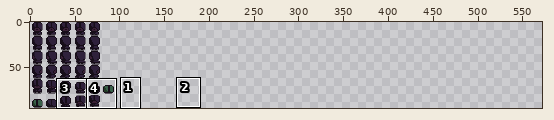
Edited in one commit: sprite sheet (Assets/Sprites/enemies/morphed_shade.png). The first picture is a wide view before the edit; the outline marks the close-up.
Close-up. First the earlier version:
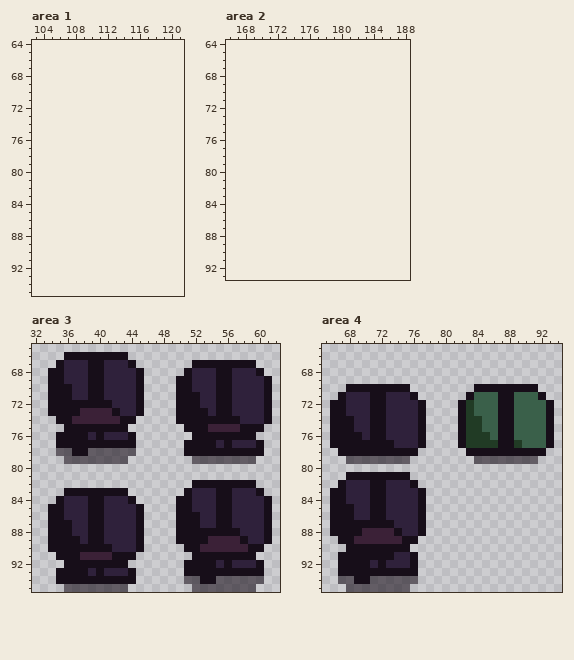
The file is 96x96 pixels. Shown: area 1: x 103..121, y 64..95; area 2: x 166..188, y 64..93; area 3: x 32..62, y 65..95; area 4: x 65..94, y 65..95. The old version is drawn lined up with the new one, on the new canvas. The wide view leaves out empty margins. The commit also changed other parts of the picture, which this record leaves out.
The result:
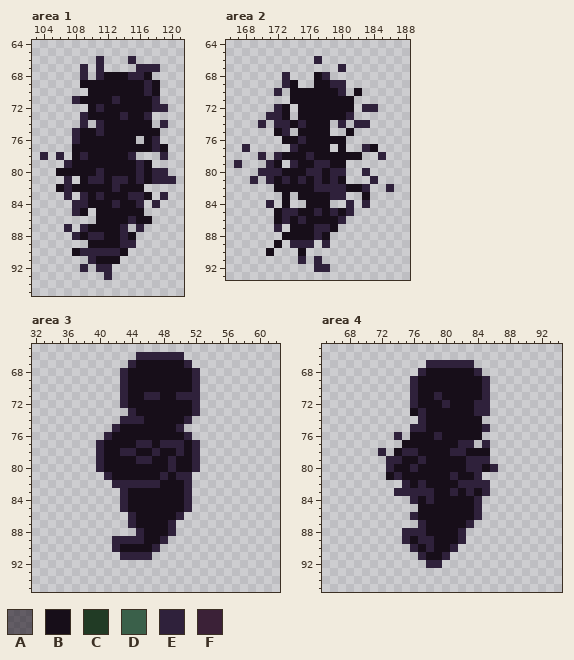
Palette (. is transparent): A #170e1995  B #170e19  C #213b25  D #3a604a  E #2f213b  F #3b2137
What changed:
canvas 96x96 -> 576x96
Changed rows in their new state; - is an unchanged pixel.
Area 1:
first column x 104:
66 -------E---E-----
67 -----E-E----EEE--
68 -----E-EBBBEEB---
69 -----BBBBBBBBEB--
70 ------BBBBBBBEB--
71 ----EBBBBEBBBBE--
72 ------BEBBBBBBEE-
73 -----EBBBBEBBE---
74 -----E-EBBBBBB-E-
75 ----EBBEBBBBBBB--
76 ----EBBBBBBB-BE--
77 ----BBBBBBBBBBEB-
78 E-E-BEBBBBBE---E-
79 ---EBBBBBBBBEB---
80 --BBBBBEBBBBEBEE-
81 ---E-BEEBEEBEBEEE
82 --BEBBBBBEBBB----
83 ---E-EBEBBBEEB-E-
84 ----EEBBBEBBE-E--
85 ----EB-BBBBBB----
86 -------BBBBEBB---
87 ---E-EBBBBE-E----
88 ----EBEEBBEB-----
89 ------BBBBEE-----
90 ----BEEEEEB------
91 ------EBBB-------
92 -----E-EE--------
93 --------E--------
Area 2:
first column x 167:
66 ----------E---------
67 -------------E------
68 ------E---BE--------
69 ------EB--BBEE------
70 -----E-BBBBBBE-B----
71 -------BBBBBBBB-----
72 -----EB-BBBBBBB-EE--
73 ----EEB-BBBBBBE-----
74 ---E-EEBEBBB-E-EE---
75 -----BE-BBBB--B-----
76 ------BBEBBBBB------
77 -E-----EBBBB-B--EB--
78 ---E-EBBBEBBBBBB--E-
79 E---EB-EBBEEBB------
80 ---EEEBBBEEBEE--E---
81 --E-EBEBEBEBEB---E--
82 -----BBBBBEEEEBBE--E
83 ------B-BBBBEE--B---
84 ----E-B--BBB--E-E---
85 -----BEEBBEBEBE-----
86 -----BEBEBBBBE------
87 -----E-BBBEEB-------
88 ------BBBBEB--------
89 -----B-EEE-E--------
90 ----B---B-----------
91 --------E-E---------
92 ----------EE--------
Area 3:
first column x 34:
66 --........-EEEEEE-----------
67 -.........EBBBBBBE........--
68 .........-B-BBBBB--........-
69 .........-B-BBBB---.........
70 .........-B-BBBB---.........
71 .........-B-EEBBEEE.........
72 .........-B-BBBB--E.........
73 ..........--BBBB--E.........
74 -........EEEBBBB-E..........
75 --......E-BBBBBBE..........-
76 -......-BB-BBBBBBE........--
77 -.....E----EEBEEE-E........-
78 -.....EBBEEBBEBBE-E........-
79 --....EBBBBEEBBEBBE.......--
80 ------EBBBBBBBBEBBE---------
81 -------EBBBBBBEBEE----------
82 --------EEEEEEBBBE........--
83 --.......EBBBBBBBE.........-
84 -........--BBBBB-E..........
85 .........-B-BBBB-E..........
86 ..........--BBBBE...........
87 ..........--BBBE............
88 ...........EBBBE............
89 ........---EBBE-............
90 ........-BB-BE---..........-
91 -........EEEE-----........--
92 --........-------..........-
93 -..........------..........-
94 -..........------..........-
95 --........--------........--
Area 4:
first column x 66:
67 ------------EEEEEE----------
68 -----------EBBBBBBE---------
69 ----------EBBBBBBBBE--------
70 --........EBBBBBBB-E......--
71 -.........EBBEBBB-BE.......-
72 ..........--BBEB-BEE........
73 ..........BEBBBB-BEE........
74 ...........EBBBB-BB.........
75 ..........-EBBBB-BBE........
76 ........-.B-BEBB-BB.........
77 .........BB-BBBBEE.E........
78 -.....E.-EEBBBBEE---.......-
79 --.....EEBBEBBBBBEEE......--
80 -------EBBEBBBBBBEEBE-------
81 --.....-E-BBBBBEBBE---------
82 -........--EBBBBEEEE--------
83 ........---EEBBEBEBE--------
84 ..........--EBBBBBE---------
85 ...........-BBBBBBE---------
86 ..........--BBBBBBE---------
87 ...........EBBBBBE----------
88 .........--EBBBBE-----------
89 -........E-EEBBBE-----------
90 --........EBEBBE------------
91 -..........EBBE-------------
92 -..........-EE--------------
93 -..........-----------------
94 -..........-----------------
95 --........------------------
Changed places in both close-ups, as pixel boxes (x1, y1, x2, y2):
added: (40, 56, 176, 280)
added: (234, 56, 394, 272)
changed: (48, 352, 272, 592)
changed: (330, 360, 554, 592)
